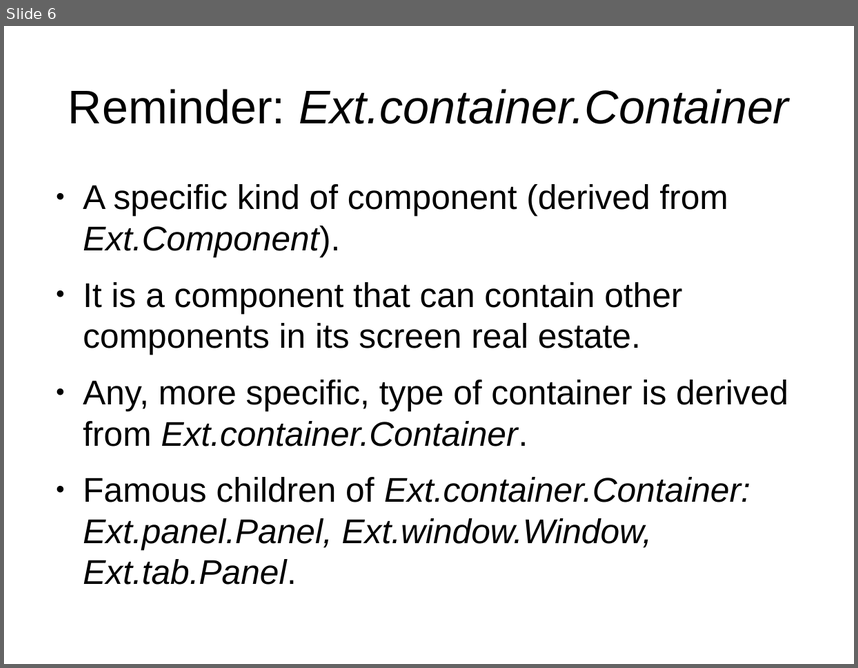
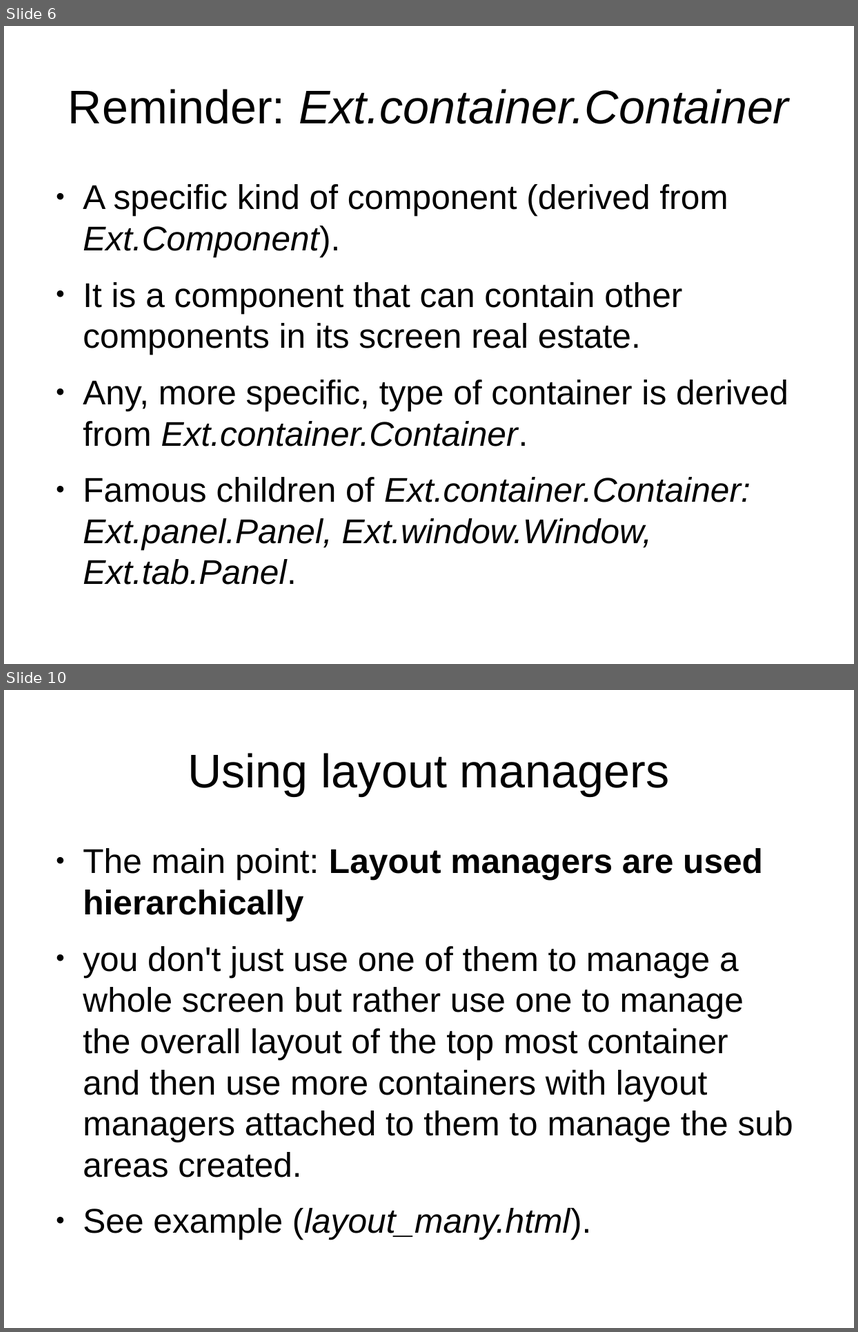
Before and after one commit to veltzer/demos, a slide deck: javascript/extjs/doc/extjs_layout.odp. Shown one above the other, each under a label of ours: slide 6 before the commit, slides 6 and 10 after it; the slides between them are not shown. The pictures are 858x668 and 858x1332 pixels, drawn with LibreOffice and Linux fonts; fonts in the diff are those of the drawing. Boxes give left, top, right and bottom in pixels: in the first picture for what was removed or moved away, otherwise in the second. Text is boxed around its words. In the diff, an @@ line names an element or a change of style, - is before the commit and + after.

```diff
--- a/javascript/extjs/doc/extjs_layout.odp
+++ b/javascript/extjs/doc/extjs_layout.odp
@@ slide 10 added at box(4, 690, 854, 1328), background #FFFFFF @@
@@ title added at box(188, 753, 670, 796), 44 pt, text #000000 @@
+Using layout managers
@@ text added at box(83, 848, 793, 1177), 32 pt, text #000000 @@
+● The main point: Layout managers are used hierarchically
+● you don't just use one of them to manage a whole screen but rather use one to manage the overall layout of the top most container and then use more containers with layout managers attached to them to manage the sub areas created.
+● See example (layout_many.html).
```
Also in this commit, not shown: 4 other slides added, 1 slide removed, 3 other files.
